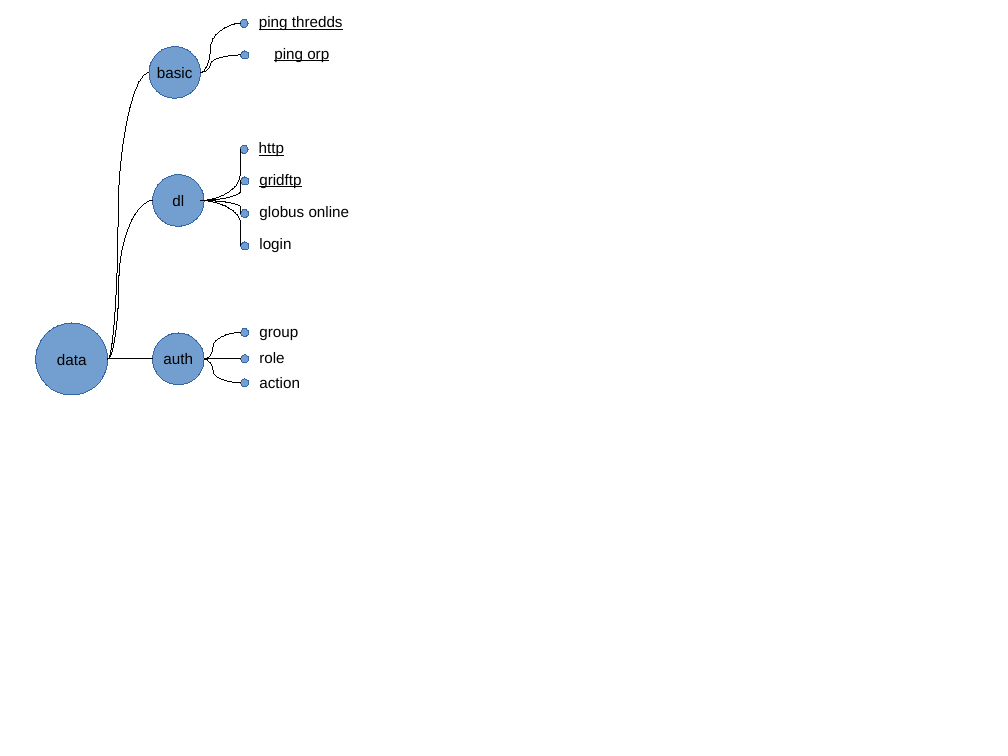
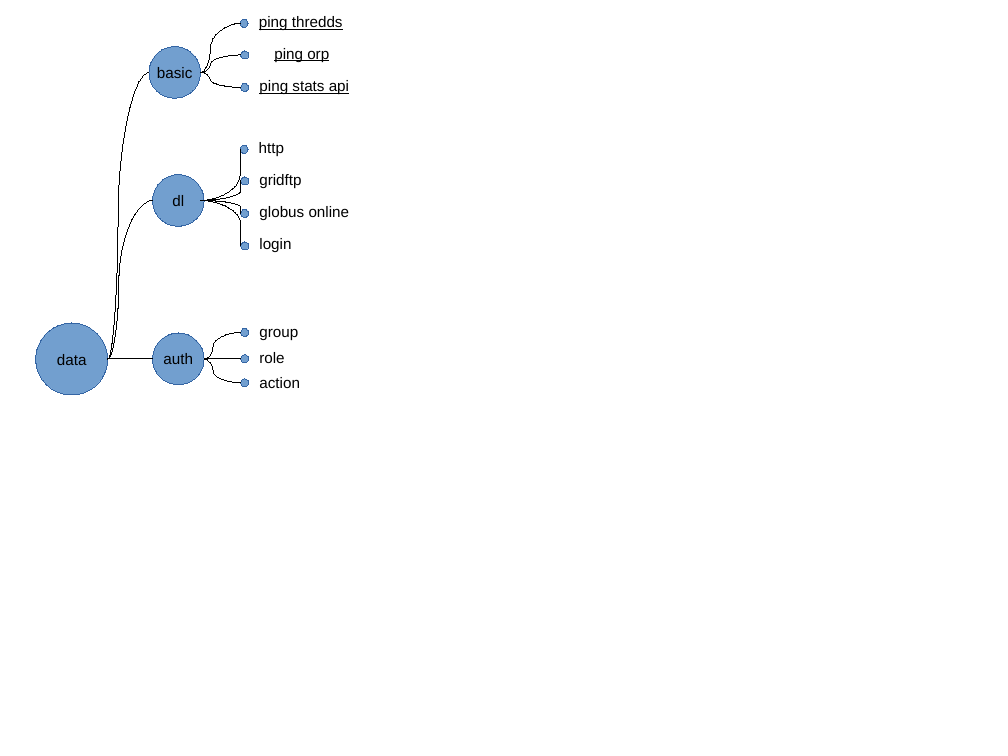
Before and after one commit to ESGF/esgf-test-suite, a slide deck: slide 3 of esgf-test-suite/doc/test_plan.odp. Drawn at 1008x756 pixels with LibreOffice and Linux fonts; fonts in the diff are those of the drawing. Boxes give left, top, right and bottom in pixels: in the first picture for what was removed or moved away, otherwise in the second. Text is boxed around its words. In the diff, an @@ line names an element or a change of style, - is before the commit and + after.

```diff
--- a/esgf-test-suite/doc/test_plan.odp
+++ b/esgf-test-suite/doc/test_plan.odp
@@ curved line added from (200, 72) to (241, 88), #000000 0 pt @@
@@ ellipse added at box(241, 83, 249, 91), fill #729FCF, outline #3465A4 0 pt @@
@@ text added at box(259, 80, 349, 94), 12 pt, text #000000, underline @@
+ping stats api
@@ text "http" at box(259, 142, 284, 156): underline off @@
@@ text "gridftp" at box(259, 174, 301, 188): underline off @@
```
Also in this commit, not shown: 1 other slide changed, 2 other files.
